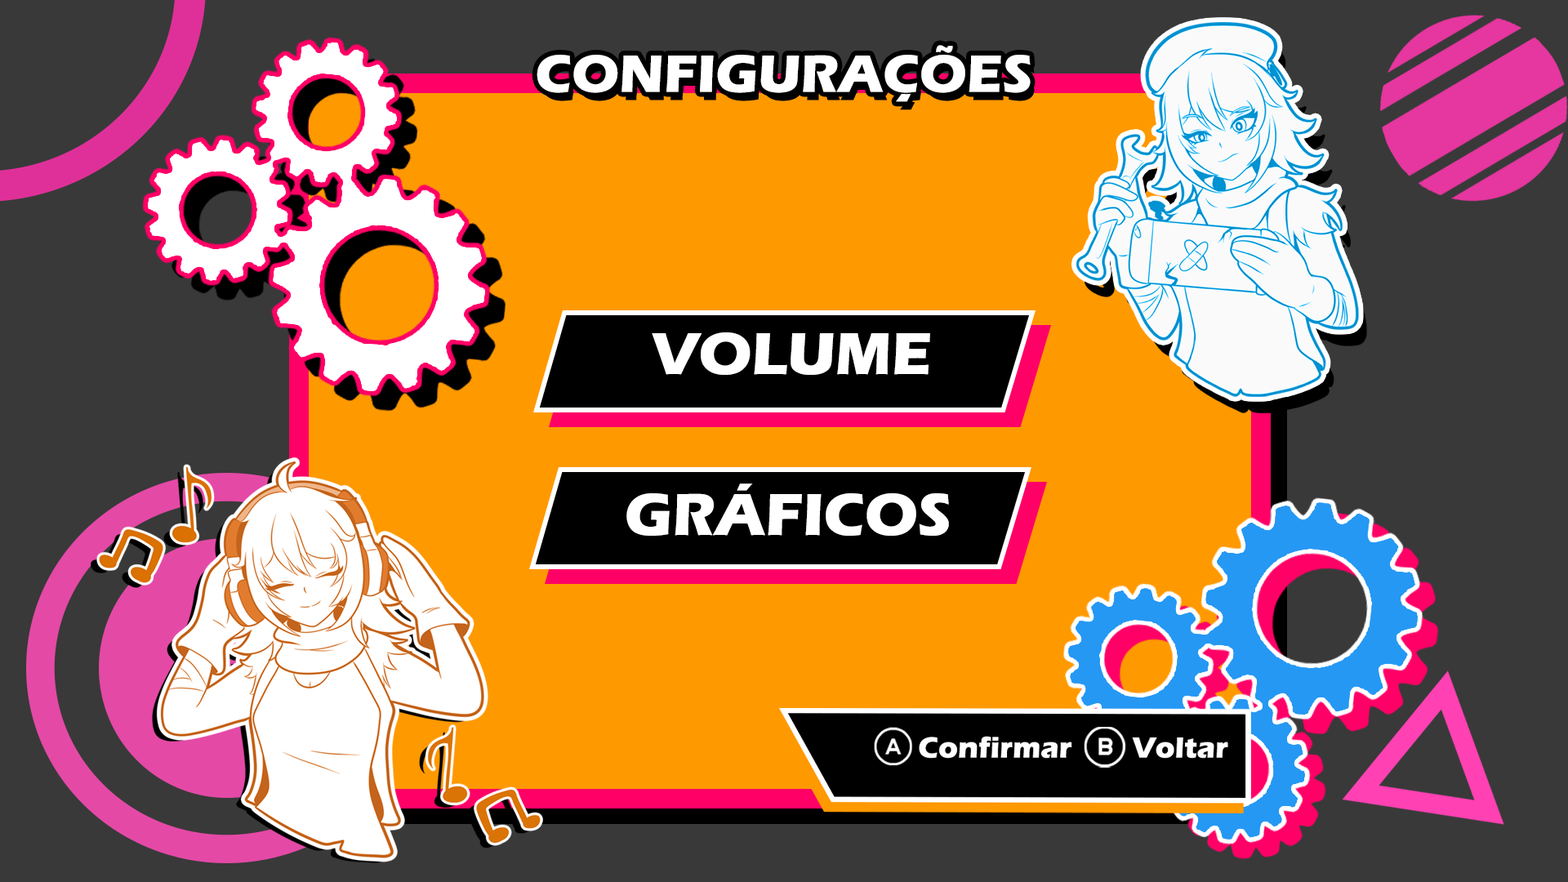
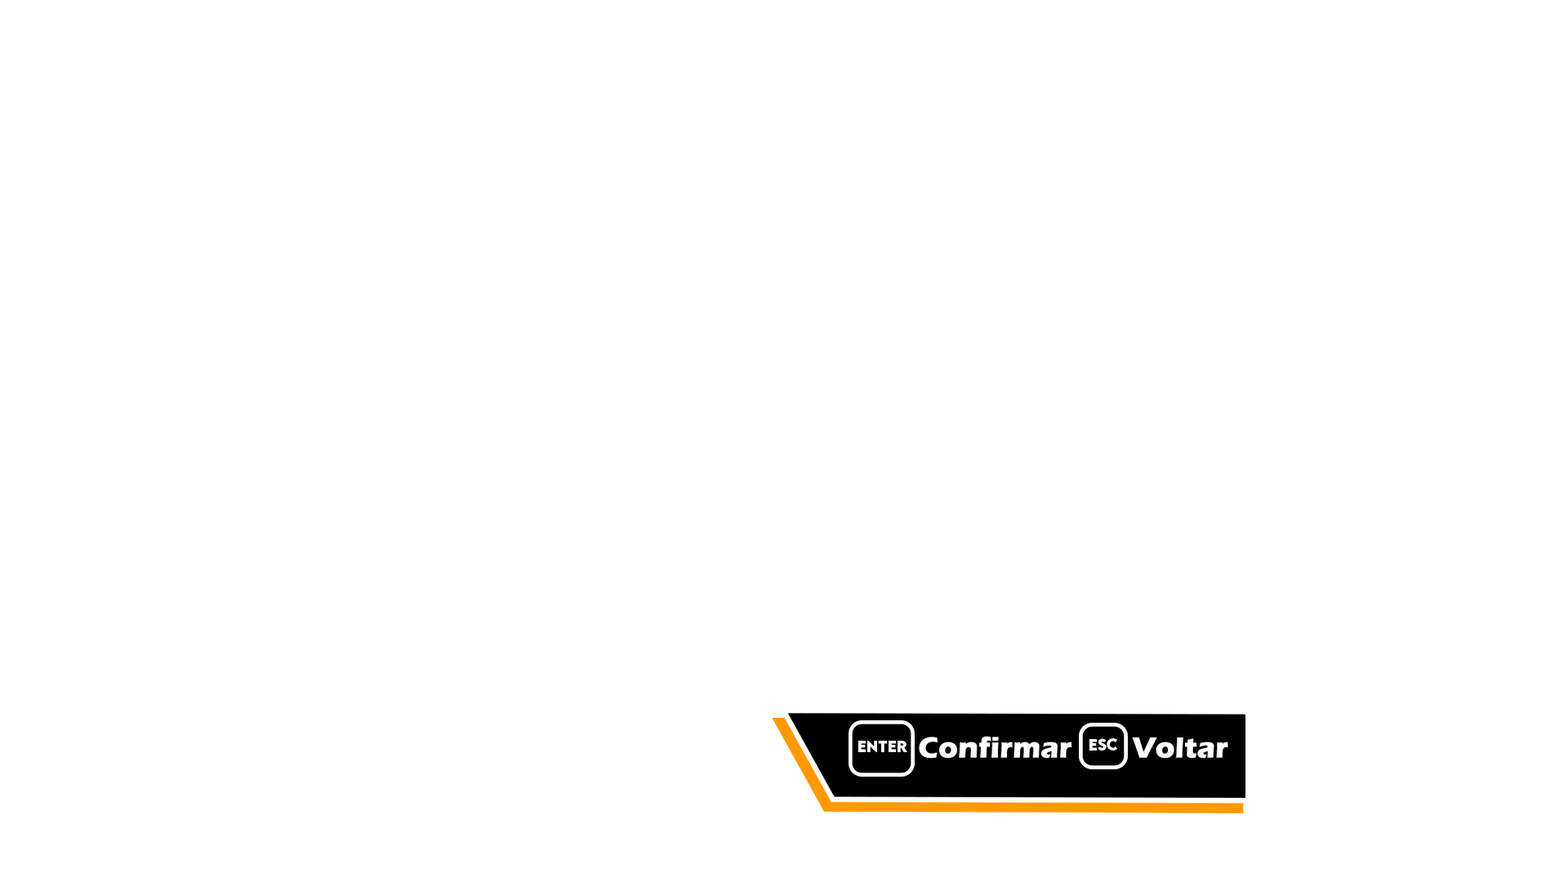
Two versions of the same layered image (w=1568, h=882). Layer-by-layer changes:
hid "Pandora 1" over (1076, 22, 1359, 397)
hid "Pandora 2" over (90, 457, 544, 864)
hid "CONFIGURAÇÕES" over (536, 44, 1031, 103)
hid "GRÁFICOS" over (626, 483, 949, 536)
hid "VOLUME" over (651, 332, 931, 375)
added layer "botoões inferiores teclado" above "botçoes inferiores" over (848, 720, 1128, 777)
painted on "botçoes inferiores" over (873, 720, 1127, 769)
hid "Retângulo 1" (1st of 2), painted on it over (529, 467, 1032, 570)
hid "Retângulo 1" (2nd of 2), painted on it over (533, 310, 1036, 413)
hid "Engrenagem Icon" (1st of 2) over (141, 36, 508, 412)
hid "Engrenagem Icon" (2nd of 2) over (1062, 496, 1439, 860)
hid "Retângulo 2" over (289, 73, 1288, 825)
hid "Triângulo 1" over (1341, 670, 1505, 826)
hid "Elipse 3" over (0, 0, 206, 202)
hid "Elipse 4" over (1379, 14, 1568, 202)
hid "Elipse 2" over (26, 472, 428, 864)
hid "Camada 1" over (0, 0, 1568, 882)